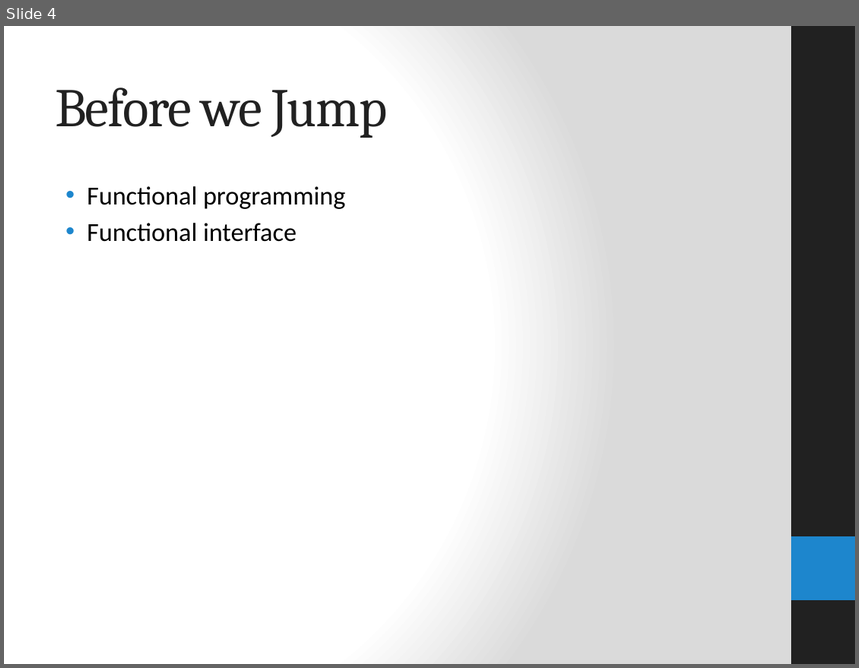
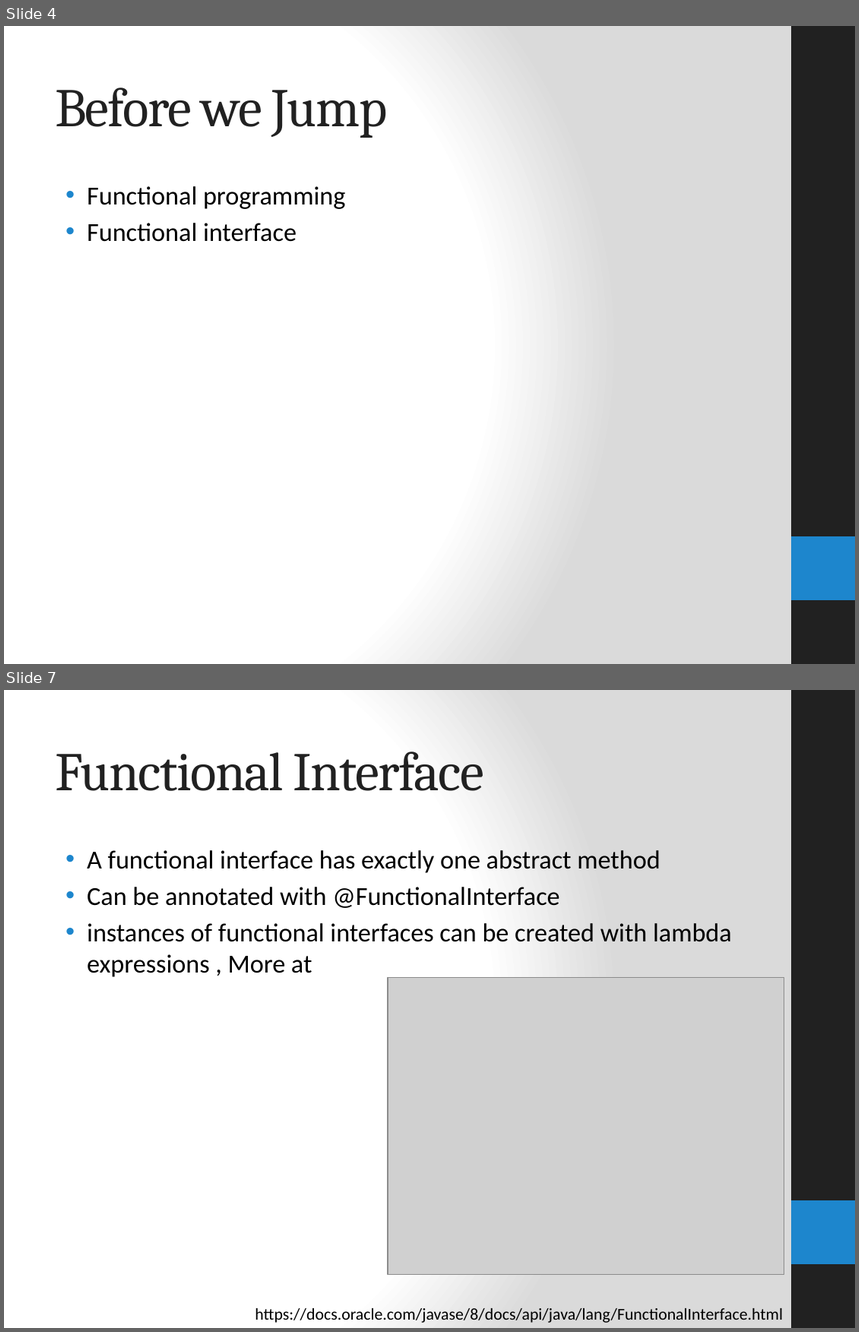
Before and after one commit to amitpagrawal/java8, a slide deck: presentation/java-8-presentation.pptx. Shown one above the other, each under a label of ours: slide 4 before the commit, slides 4 and 7 after it; the slides between them are not shown. The pictures are 859x668 and 859x1332 pixels, drawn with LibreOffice and Linux fonts; fonts in the diff are those of the drawing; grey boxes stand for pictures. Boxes give left, top, right and bottom in pixels: in the first picture for what was removed or moved away, otherwise in the second. Text is boxed around its words. In the diff, an @@ line names an element or a change of style, - is before the commit and + after.

```diff
--- a/presentation/java-8-presentation.pptx
+++ b/presentation/java-8-presentation.pptx
@@ slide 7 added at [4, 690, 855, 1328], background gradient #FFFFFF to #DADADA; not listed: 2 template elements that a slide beside it also shows @@
@@ title added at [55, 752, 484, 791], 46 pt, text #212121 @@
+Functional Interface
@@ text added at [87, 850, 732, 977], 22 pt, text #000000 @@
+• A functional interface has exactly one abstract method
+• Can be annotated with @FunctionalInterface
+• instances of functional interfaces can be created with lambda expressions , More at
@@ picture added at [388, 978, 785, 1274] @@
@@ text added at [255, 1309, 783, 1323], 14 pt, text #000000 @@
+https://docs.oracle.com/javase/8/docs/api/java/lang/FunctionalInterface.html
```
Also in this commit, not shown: 3 other slides added, 3 other files.
